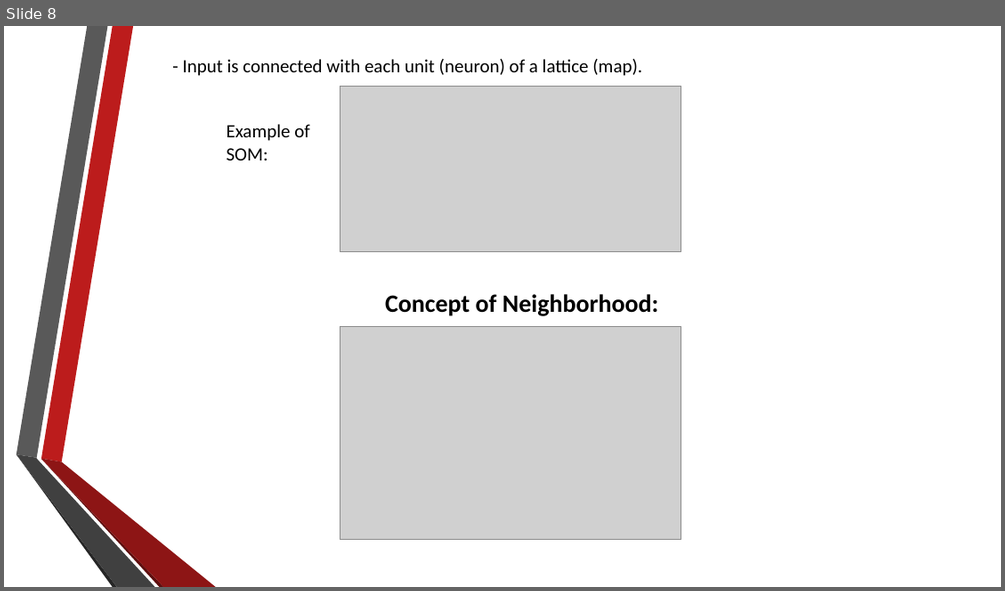
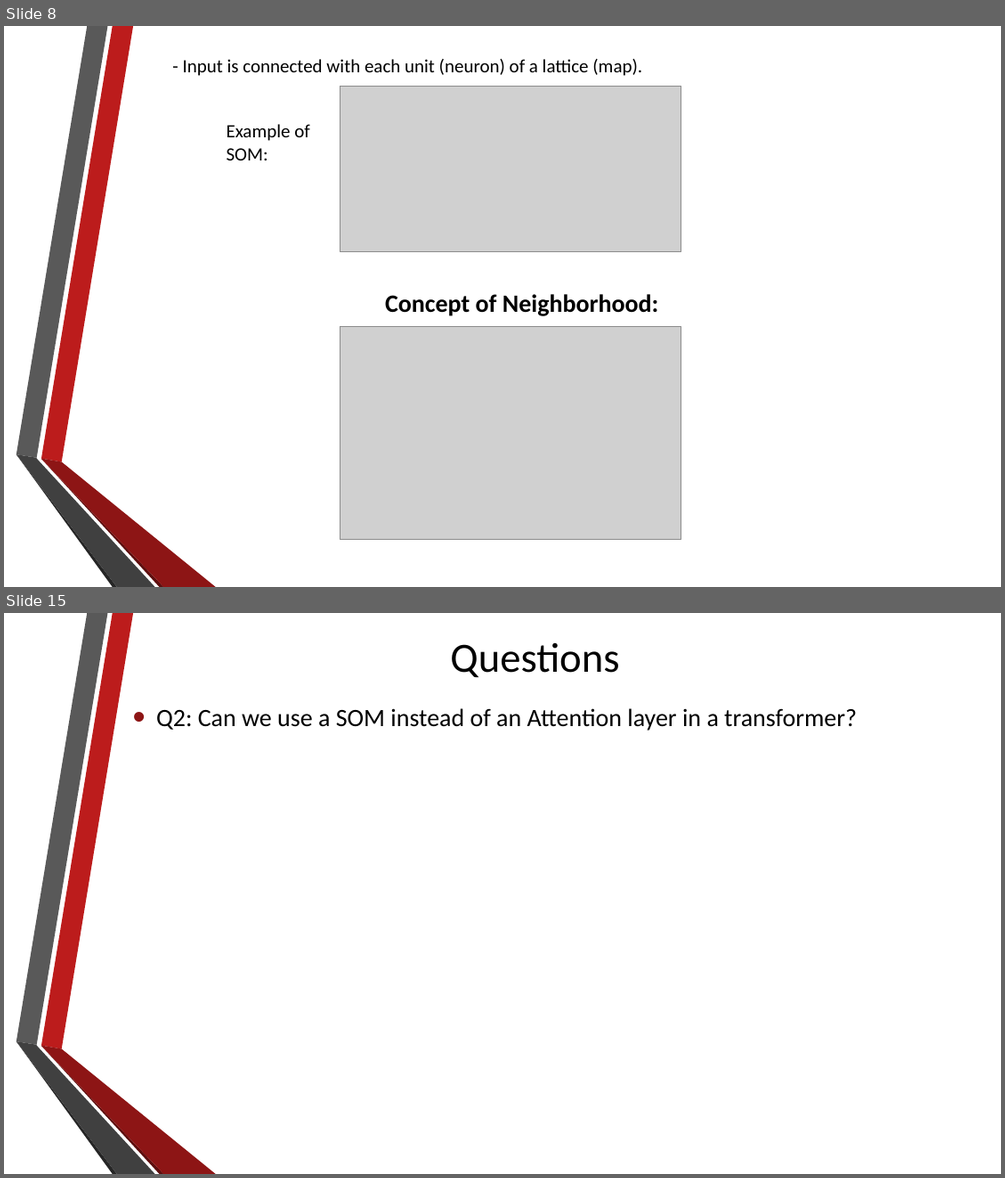
Before and after one commit to alexdn7/archaeology-project, a slide deck: About self-organizing maps.pptx. Shown one above the other, each under a label of ours: slide 8 before the commit, slides 8 and 15 after it; the slides between them are not shown. The pictures are 1005x591 and 1005x1178 pixels, drawn with LibreOffice and Linux fonts; fonts in the diff are those of the drawing; grey boxes stand for pictures. Boxes give left, top, right and bottom in pixels: in the first picture for what was removed or moved away, otherwise in the second. Text is boxed around its words. In the diff, an @@ line names an element or a change of style, - is before the commit and + after.

```diff
--- a/About self-organizing maps.pptx
+++ b/About self-organizing maps.pptx
@@ slide 15 added at <box>4,613,1001,1174</box>, background #FFFFFF; not listed: 6 template elements that a slide beside it also shows @@
@@ title added at <box>450,642,619,678</box>, 40 pt, text #000000 @@
+Questions
@@ text added at <box>156,708,857,730</box>, 24 pt, text #000000 @@
+• Q2: Can we use a SOM instead of an Attention layer in a transformer?
```
Also in this commit, not shown: 2 slides changed, 7 other slides added, 1 slide removed, 2 other files.
